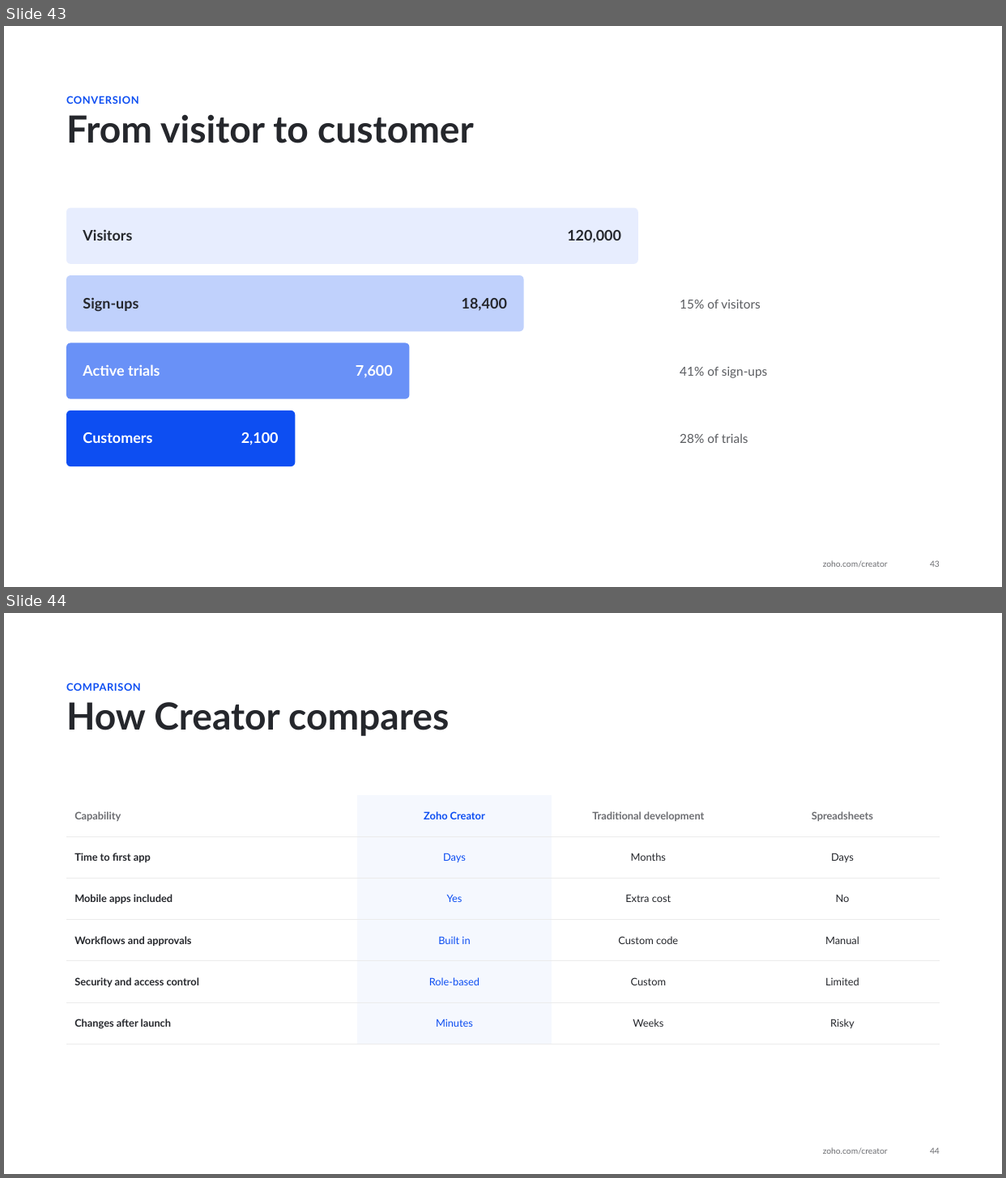
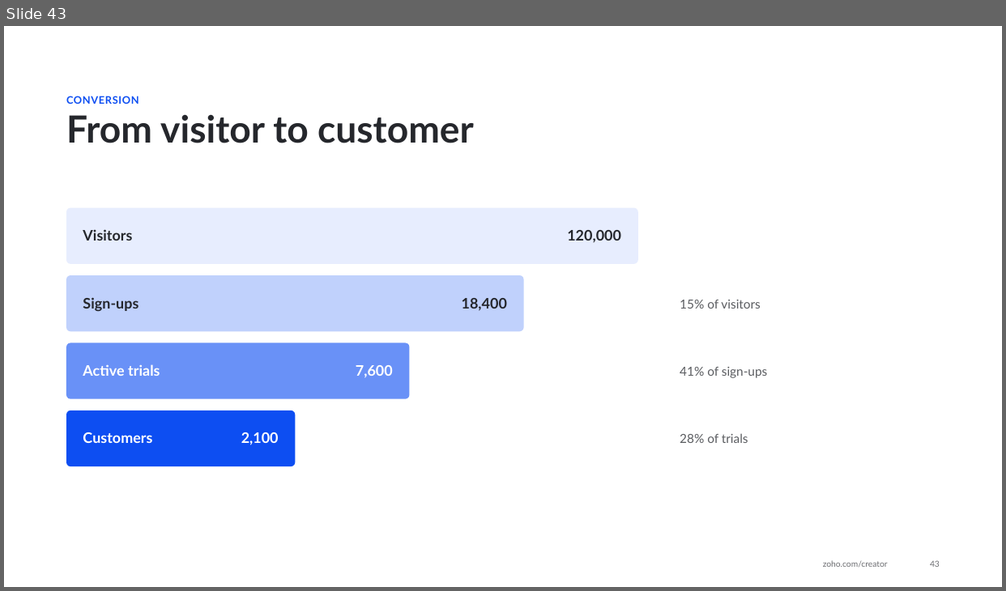
Before and after one commit to Abhinaya-6360/DX-Marketplace, a slide deck: skills/creator-design-system/assets/deck/CDS-2.0-Creator-Deck-All-Slides.pptx. Shown one above the other, each under a label of ours: slides 43 and 44 before the commit, slide 43 after it. The pictures are 1006x1178 and 1006x591 pixels, drawn with LibreOffice and Linux fonts; fonts in the diff are those of the drawing; background and template pictures are left out. Boxes give left, top, right and bottom in pixels: in the first picture for what was removed or moved away, otherwise in the second. Text is boxed around its words. In the diff, an @@ line names an element or a change of style, - is before the commit and + after.

```diff
--- a/skills/creator-design-system/assets/deck/CDS-2.0-Creator-Deck-All-Slides.pptx
+++ b/skills/creator-design-system/assets/deck/CDS-2.0-Creator-Deck-All-Slides.pptx
@@ slide 44 removed at [4, 613, 1002, 1174], background #FFFFFF; not listed: 1 template element that a slide beside it also shows @@
@@ text removed at [66, 683, 141, 691] @@
-COMPARISON
@@ title removed at [66, 702, 449, 736] @@
-How Creator compares
@@ table removed at [66, 795, 940, 1033], 6 rows, 4 columns @@
-Capability | Zoho Creator | Traditional development | Spreadsheets
-Time to first app | Days | Months | Days
-Mobile apps included | Yes | Extra cost | No
-Workflows and approvals | Built in | Custom code | Manual
-Security and access control | Role-based | Custom | Limited
-Changes after launch | Minutes | Weeks | Risky
@@ page number removed at [930, 1148, 940, 1154] @@
-44
```
Also in this commit, not shown: 1 slide changed, 14 slides added, 27 other files.
